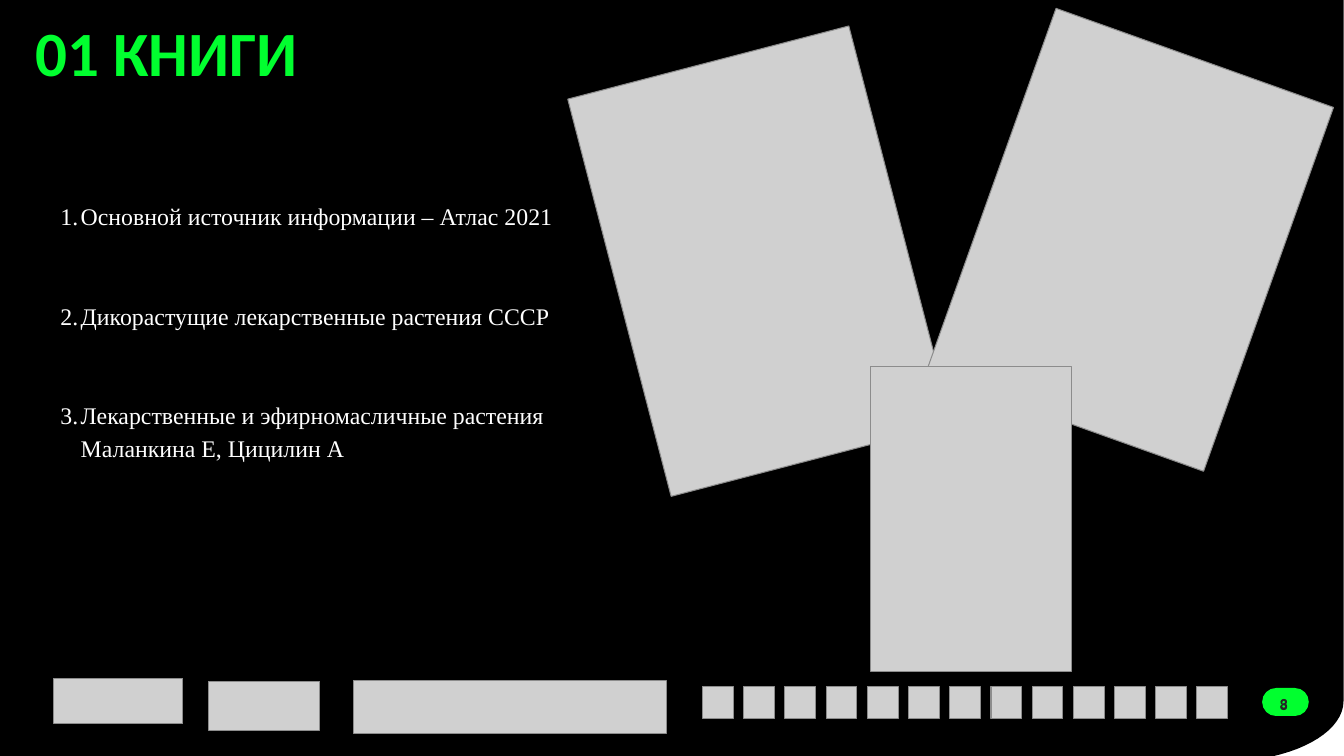
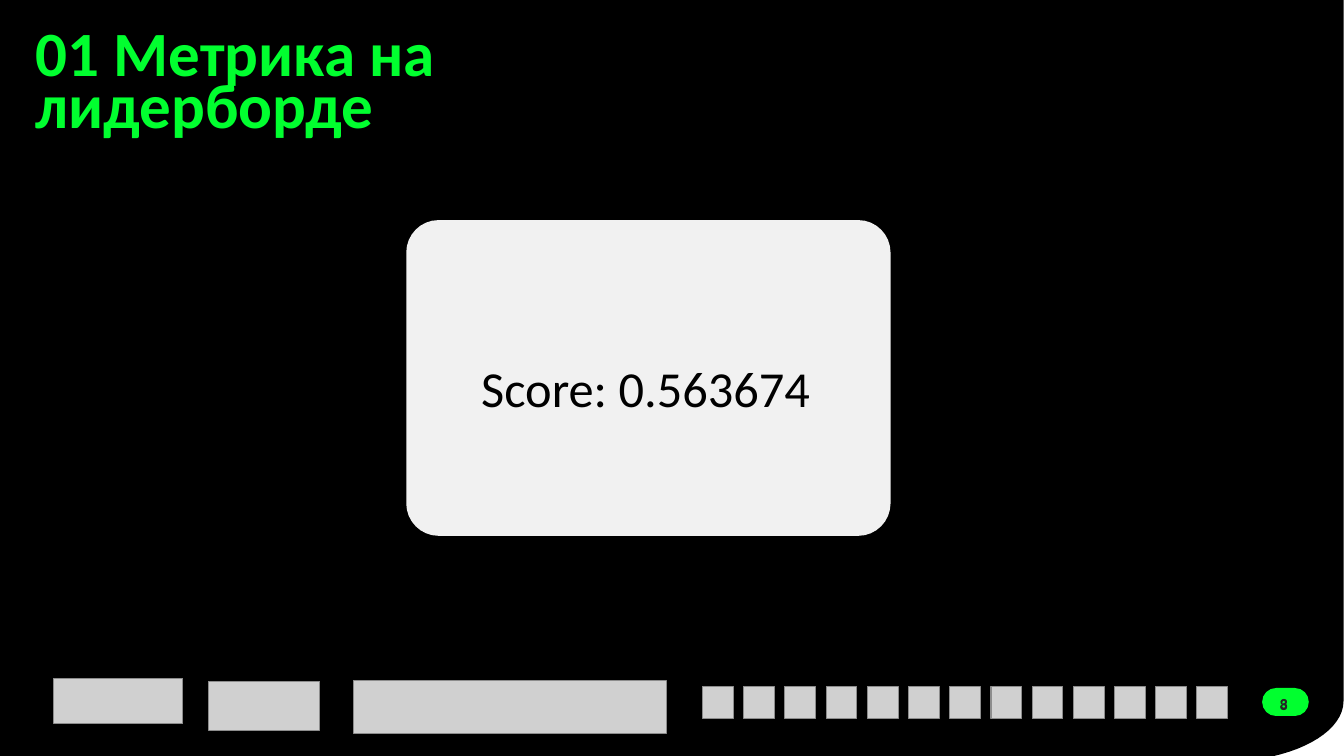
Before and after one commit to RuslanLat/sochi, a slide deck: slide 8 of presentation.pptx. Drawn at 1344x756 pixels with LibreOffice and Linux fonts; fonts in the diff are those of the drawing; grey boxes stand for pictures. Boxes give left, top, right and bottom in pixels: in the first picture for what was removed or moved away, otherwise in the second. Text is boxed around its words. In the diff, an @@ line names an element or a change of style, - is before the commit and + after.

```diff
--- a/presentation.pptx
+++ b/presentation.pptx
@@ picture removed at (568,26,952,497) @@
@@ picture removed at (927,8,1334,471) @@
@@ title at (36,34,434,138): text changed @@
-01 КНИГИ
+01 Метрика на лидерборде
@@ text removed at (81,208,552,462) @@
-1. Основной источник информации – Атлас 2021
-2. Дикорастущие лекарственные растения СССР
-3. Лекарственные и эфирномасличные растения Маланкина Е, Цицилин А
@@ freeform shape added at (406,220,891,535), fill #F1F1F1 @@
@@ text added at (481,373,810,408), 36 pt, text #000000 @@
+Score: 0.563674
@@ picture removed at (871,367,1072,671) @@
```
Also in this commit, not shown: 5 other slides changed, 1 slide added, 2 slides removed, 9 other files.
